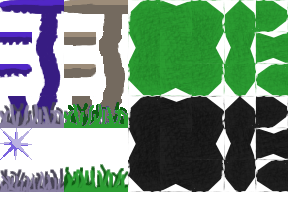
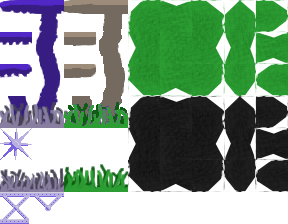
Layered file, before and after one edit (288x224). Changes by layer:
painted on "Pasted Layer" over [0, 128, 64, 224]
